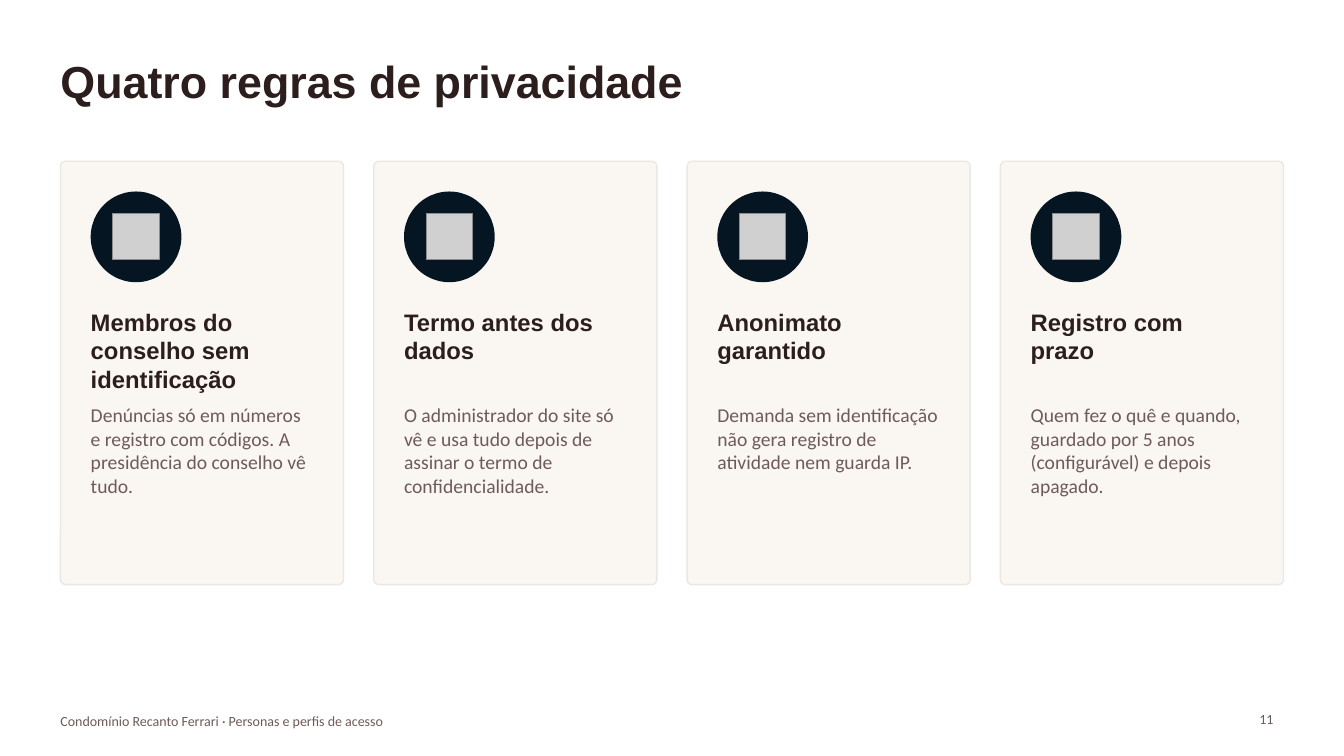
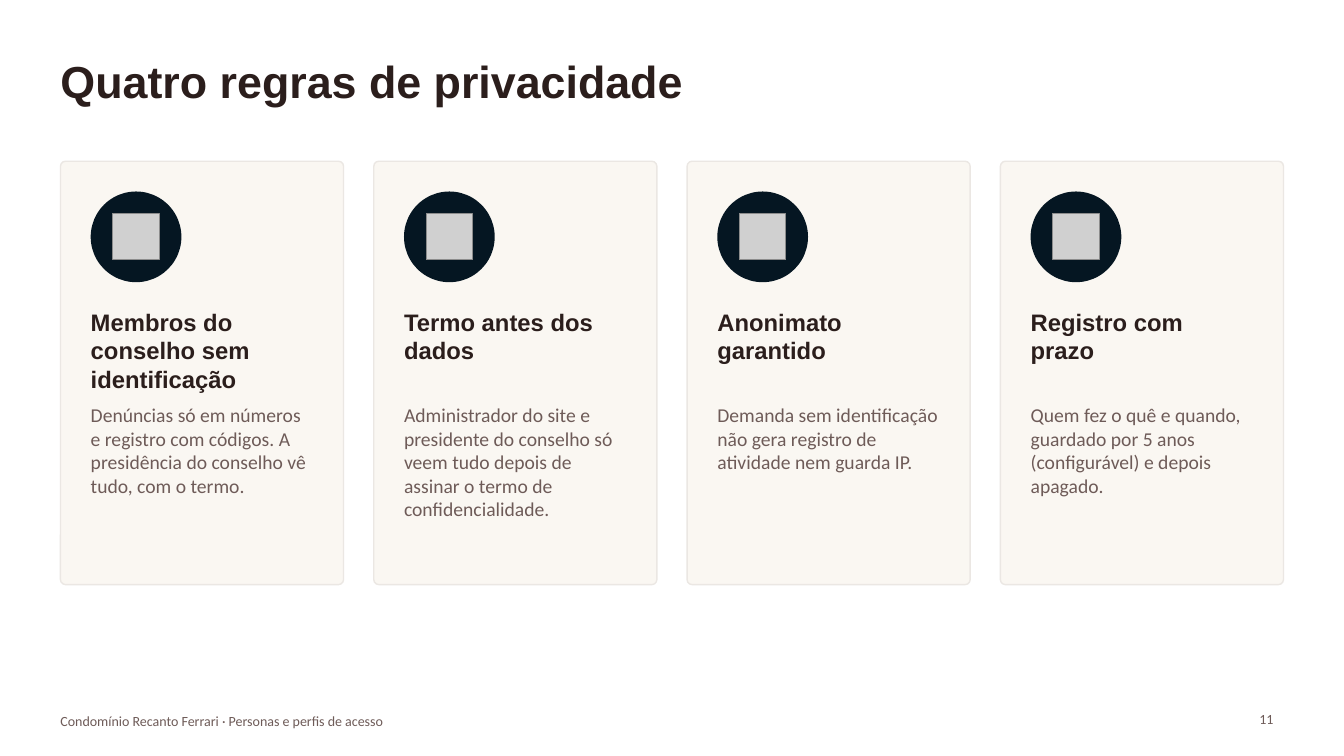
Before and after one commit to paulamuhlbach/recantoferrari, a slide deck: slide 11 of apresentacoes/Personas-e-perfis-de-acesso.pptx. Drawn at 1344x756 pixels with LibreOffice and Linux fonts; fonts in the diff are those of the drawing; grey boxes stand for pictures. Boxes give left, top, right and bottom in pixels: in the first picture for what was removed or moved away, otherwise in the second. Text is boxed around its words. In the diff, an @@ line names an element or a change of style, - is before the commit and + after.

```diff
--- a/apresentacoes/Personas-e-perfis-de-acesso.pptx
+++ b/apresentacoes/Personas-e-perfis-de-acesso.pptx
@@ text at [91, 408, 305, 495]: text changed @@
-Denúncias só em números e registro com códigos. A presidência do conselho vê tudo.
+Denúncias só em números e registro com códigos. A presidência do conselho vê tudo, com o termo.
@@ text at [404, 408, 612, 516]: text changed @@
-O administrador do site só vê e usa tudo depois de assinar o termo de confidencialidade.
+Administrador do site e presidente do conselho só veem tudo depois de assinar o termo de confidencialidade.
```
Also in this commit, not shown: 5 other slides changed, 2 other files.
